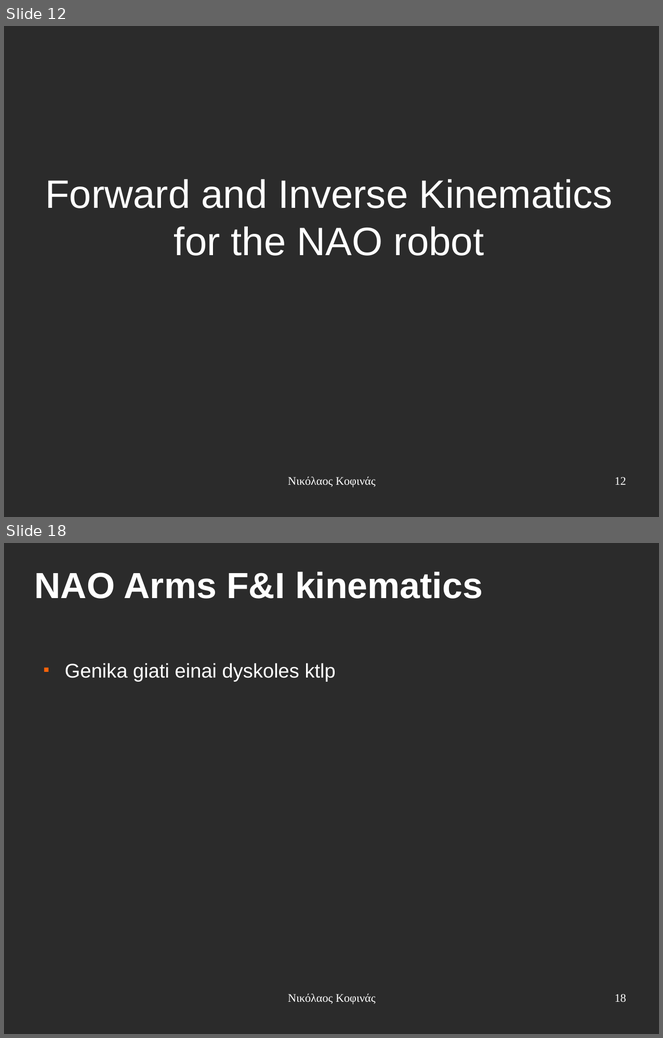
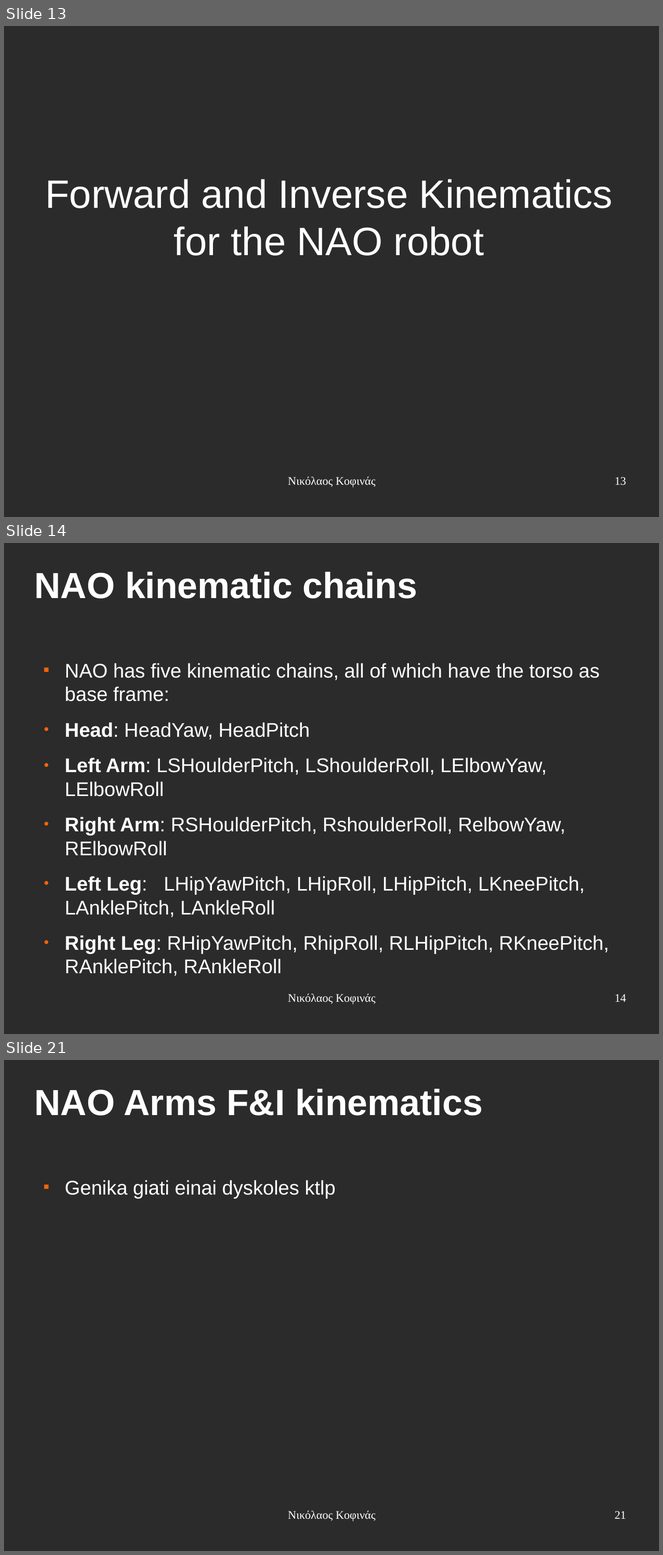
Before and after one commit to eldr4d/MyThesis, a slide deck: presentation.odp. Shown one above the other, each under a label of ours: slides 12 and 18 before the commit, slides 13, 14 and 21 after it; the slides between them are not shown. The pictures are 663x1038 and 663x1555 pixels, drawn with LibreOffice and Linux fonts; fonts in the diff are those of the drawing; background and template pictures are left out; a plain dark background stands for a picture behind light text. Boxes give left, top, right and bottom in pixels: in the first picture for what was removed or moved away, otherwise in the second. Text is boxed around its words. In the diff, an @@ line names an element or a change of style, - is before the commit and + after.

```diff
--- a/presentation.odp
+++ b/presentation.odp
@@ slide 14 added at [4, 543, 659, 1034], background picture (left out) @@
@@ title added at [35, 572, 417, 599], 44 pt, text #FFFFFF, bold @@
+NAO kinematic chains
@@ text added at [65, 663, 609, 976], 24 pt, text #FFFFFF @@
+■ NAO has five kinematic chains, all of which have the torso as base frame:
+● Head: HeadYaw, HeadPitch
+● Left Arm: LSHoulderPitch, LShoulderRoll, LElbowYaw, LElbowRoll
+● Right Arm: RSHoulderPitch, RshoulderRoll, RelbowYaw, RElbowRoll
+● Left Leg: LHipYawPitch, LHipRoll, LHipPitch, LKneePitch, LAnklePitch, LAnkleRoll
+● Right Leg: RHipYawPitch, RhipRoll, RLHipPitch, RKneePitch, RAnklePitch, RAnkleRoll
@@ text added at [288, 994, 376, 1005], 14 pt, text #FFFFFF @@
+Νικόλαος Κοφινάς
@@ page number added at [615, 994, 626, 1002], 14 pt, text #FFFFFF @@
+14
@@ what was slide 12 is now slide 13 @@
@@ page number at [615, 477, 626, 486]: text changed @@
-12
+13
@@ what was slide 18 is now slide 21 @@
@@ page number at [615, 1511, 626, 1519]: text changed @@
-18
+21
```
Also in this commit, not shown: 18 slides changed, 4 other slides added, 2 slides removed.
